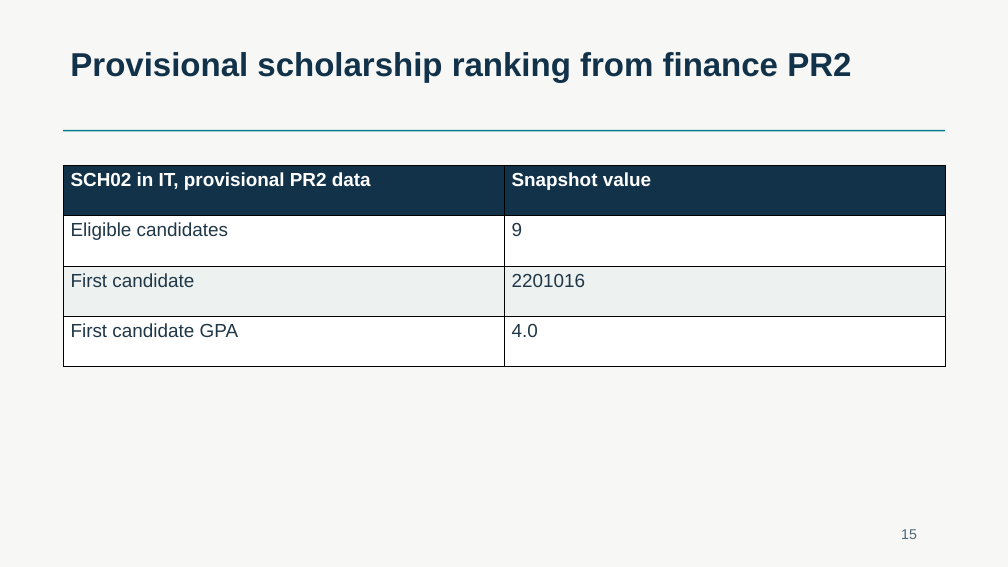
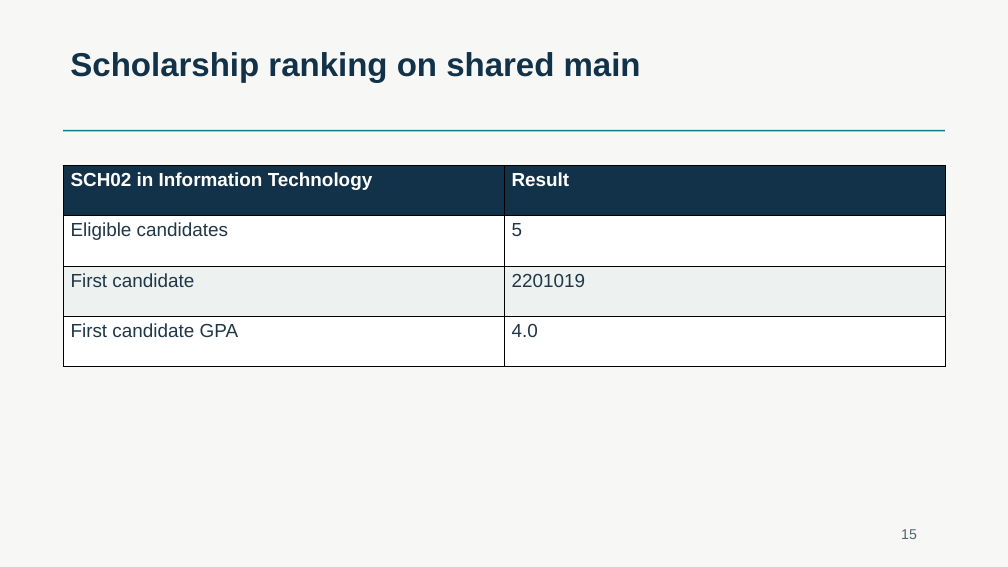
Before and after one commit to HaHiepThanh/mcp-ts, a slide deck: slide 15 of phase2/runs/khoa/MCP-TS-SDK-phase2.pptx. Drawn at 1008x567 pixels with LibreOffice and Linux fonts; fonts in the diff are those of the drawing. Boxes give left, top, right and bottom in pixels: in the first picture for what was removed or moved away, otherwise in the second. Text is boxed around its words. In the diff, an @@ line names an element or a change of style, - is before the commit and + after.

Commit message:
fix(phase2): finish Khoa review on shared finance dataset

```diff
--- a/phase2/runs/khoa/MCP-TS-SDK-phase2.pptx
+++ b/phase2/runs/khoa/MCP-TS-SDK-phase2.pptx
@@ text at [70, 52, 641, 82]: text changed @@
-Provisional scholarship ranking from finance PR2
+Scholarship ranking on shared main
@@ table at [63, 166, 944, 368] @@
-row 1, column 1: SCH02 in IT, provisional PR2 data
+row 1, column 1: SCH02 in Information Technology
-row 1, column 2: Snapshot value
+row 1, column 2: Result
-row 2, column 2: 9
+row 2, column 2: 5
-row 3, column 2: 2201016
+row 3, column 2: 2201019
```
Also in this commit, not shown: 12 other slides changed, 25 other files.
